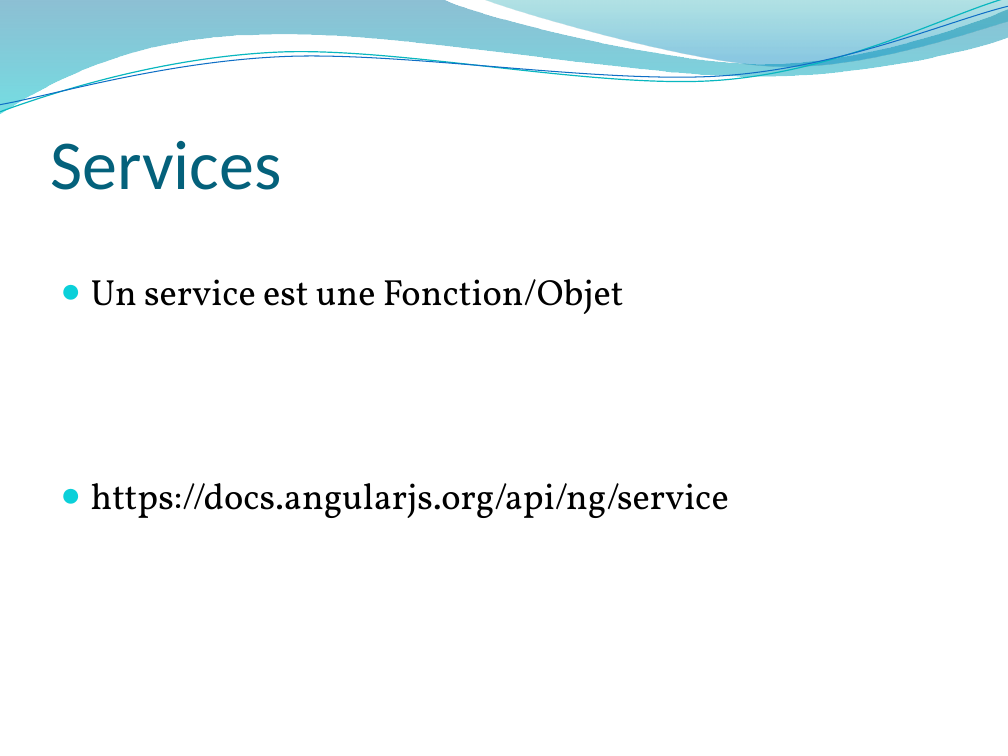
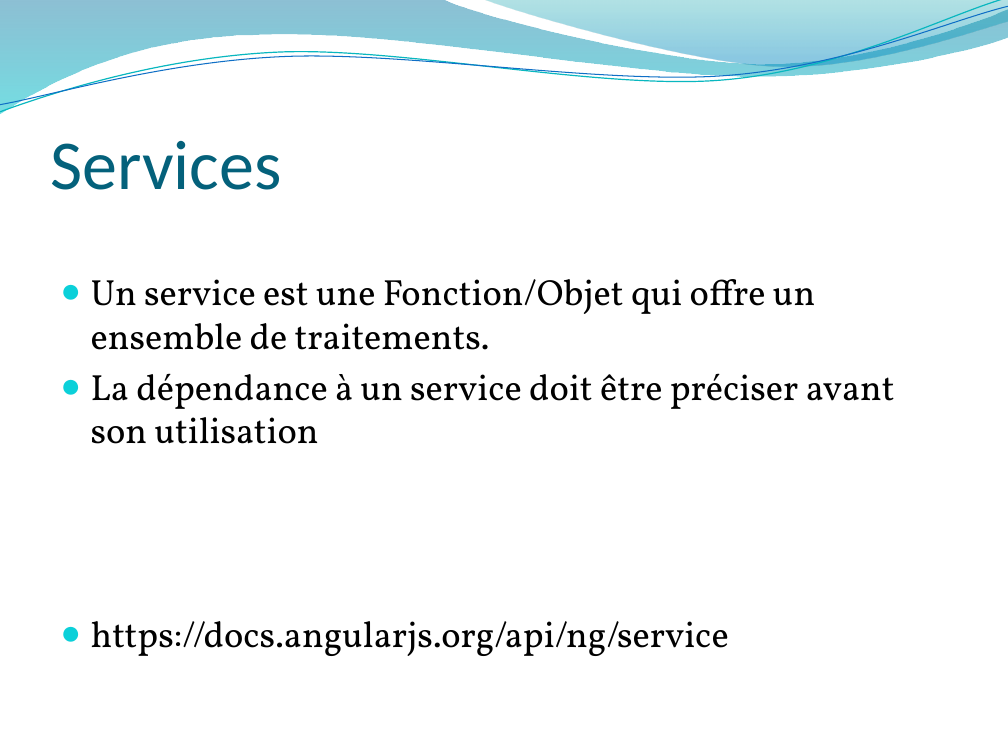
Before and after one commit to usfalami/Angular, a slide deck: slide 18 of _ng.pptx. Drawn at 1008x756 pixels with LibreOffice and Linux fonts; fonts in the diff are those of the drawing; background and template pictures are left out. Boxes give left, top, right and bottom in pixels: in the first picture for what was removed or moved away, otherwise in the second. Text is boxed around its words. In the diff, an @@ line names an element or a change of style, - is before the commit and + after.

```diff
--- a/_ng.pptx
+++ b/_ng.pptx
@@ text at (91, 279, 895, 444): text changed @@
-● Un service est une Fonction/Objet
+● Un service est une Fonction/Objet qui offre un ensemble de traitements.
+● La dépendance à un service doit être préciser avant son utilisation
```
Also in this commit, not shown: 1 other slide changed, 2 other files.
